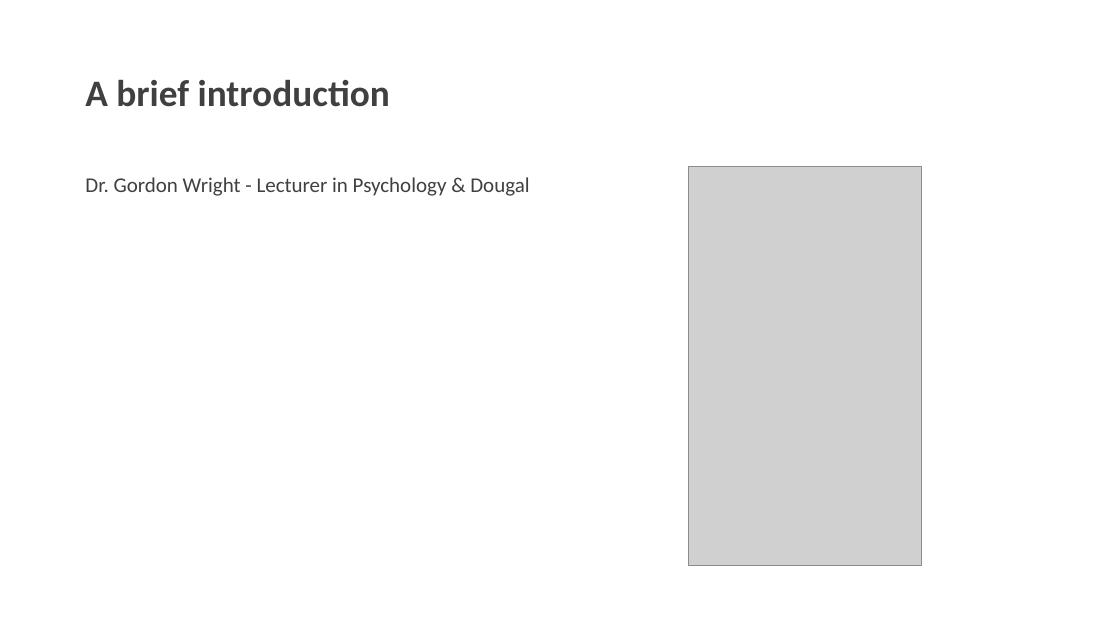
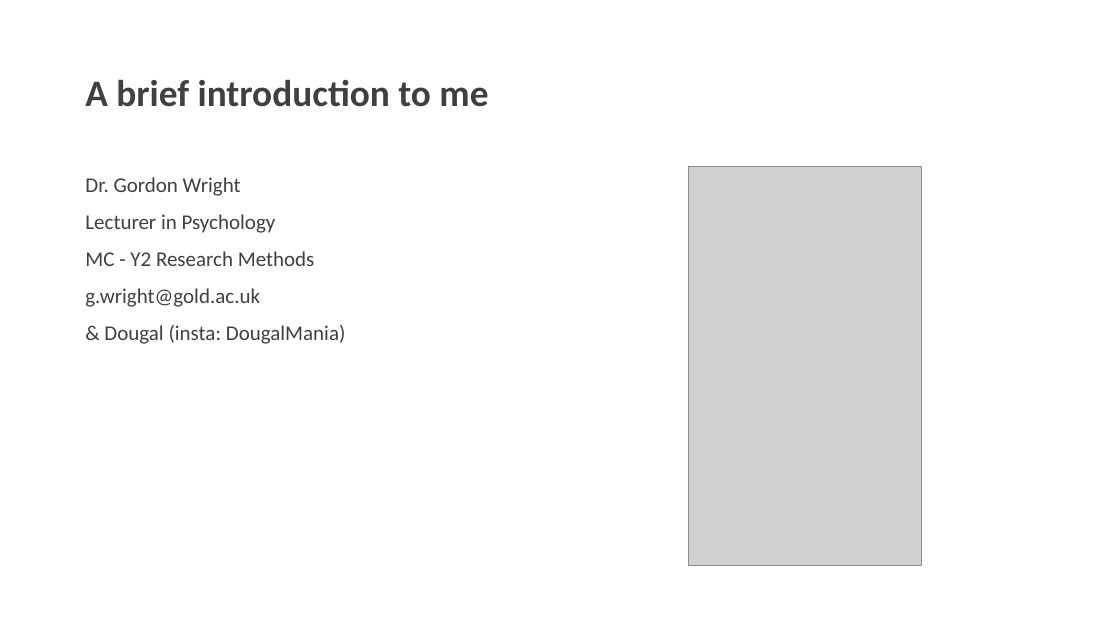
Before and after one commit to LittleMonkeyLab/PS52007Dslides, a slide deck: slide 5 of _site/lectures/Lecture08/PS51009Week8.pptx. Drawn at 1120x630 pixels with LibreOffice and Linux fonts; fonts in the diff are those of the drawing; grey boxes stand for pictures. Boxes give left, top, right and bottom in pixels: in the first picture for what was removed or moved away, otherwise in the second. Text is boxed around its words. In the diff, an @@ line names an element or a change of style, - is before the commit and + after.

```diff
--- a/_site/lectures/Lecture08/PS51009Week8.pptx
+++ b/_site/lectures/Lecture08/PS51009Week8.pptx
@@ title at bbox=[85, 80, 488, 107]: text changed @@
-A brief introduction
+A brief introduction to me
@@ text at bbox=[85, 177, 346, 344]: text changed @@
-Dr. Gordon Wright - Lecturer in Psychology & Dougal
+Dr. Gordon Wright
+Lecturer in Psychology
+MC - Y2 Research Methods
+g.wright@gold.ac.uk
+& Dougal (insta: DougalMania)
```
Also in this commit, not shown: 1 other slide changed, 6 slides added, 2 slides removed, 29 other files.
